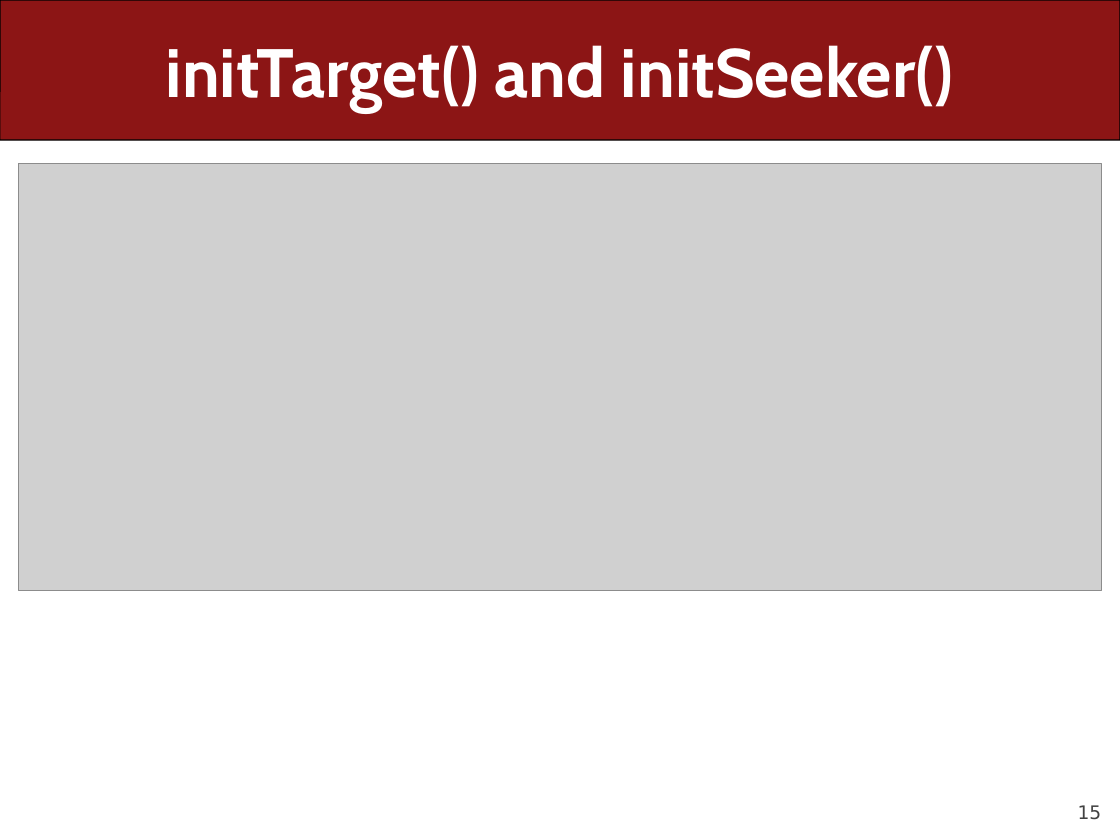
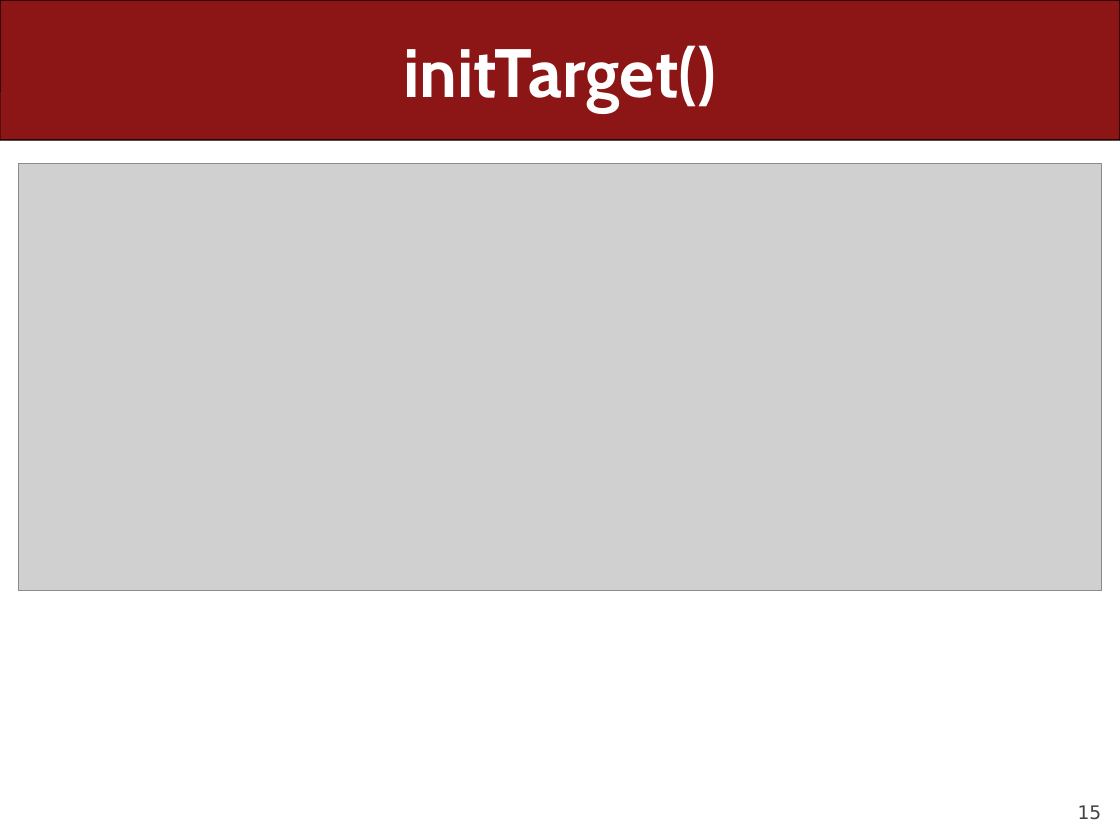
Before and after one commit to ckincaid17/cs106a-summer-2018, a slide deck: slide 15 of WWW/lectures/Lecture27/Lecture27.pptx. Drawn at 1120x840 pixels with LibreOffice and Linux fonts; fonts in the diff are those of the drawing; grey boxes stand for pictures. Boxes give left, top, right and bottom in pixels: in the first picture for what was removed or moved away, otherwise in the second. Text is boxed around its words. In the diff, an @@ line names an element or a change of style, - is before the commit and + after.

```diff
--- a/WWW/lectures/Lecture27/Lecture27.pptx
+++ b/WWW/lectures/Lecture27/Lecture27.pptx
@@ title at [403, 45, 717, 112]: text changed @@
-initTarget() and initSeeker()
+initTarget()
```
Also in this commit, not shown: 1 other slide changed, 1 other file.
